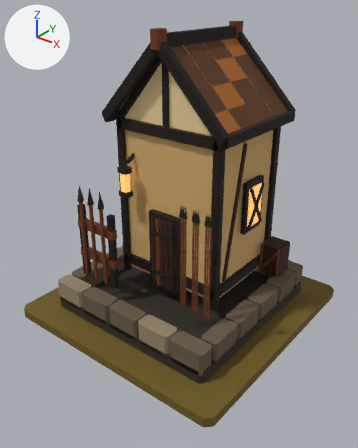
Renders of the glTF model art/fletcher_t5/fletcher_t5.glb from each side of a commit.
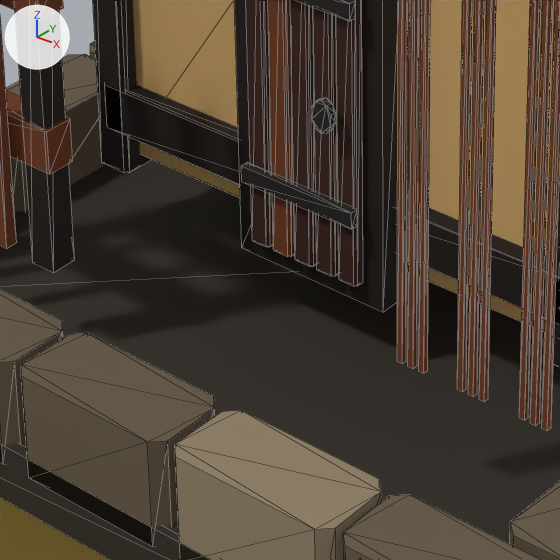
Each version is shown whole from a 50 mm lens placed at (1.484, -1.895, 1.687), pointed at (0.038, -0.088, 0.566), then close up on the part from 29% to 59% of the width and 53% to 77% of the height. Arrows for +X, +Y and +Z are at upper left; the lights stay in place. The first two pictures are the older version. The close-ups show mesh edges as thin lines.

In view in the first close-up: 'MMR | fletcher | T05 Architecture.001', 'MMR | fletcher | Tier 05 Ground.001'.
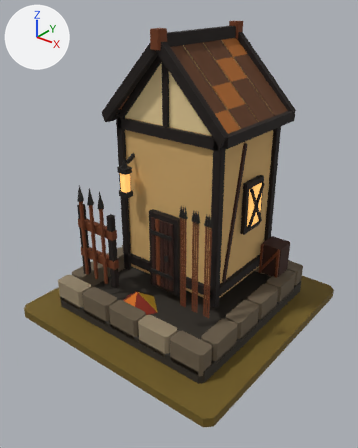
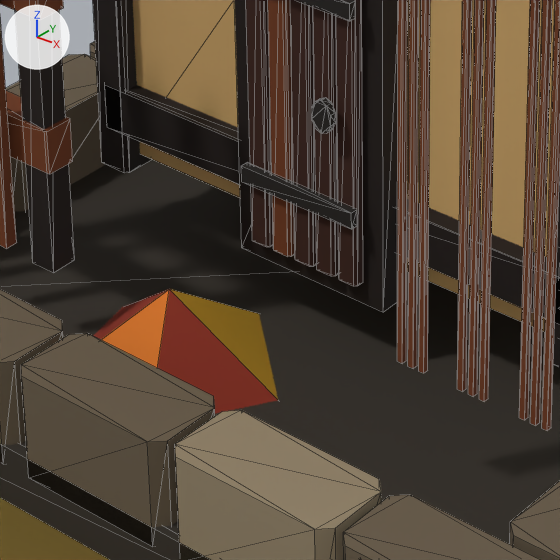
Pixel boxes [x1, y1, x2, y2] of what changed, in the close-ups (560 x 560 px):
'MMR | fletcher | T05 Autumn Dressing.001', added
    after: [93, 289, 278, 414]

What changed in the scene script:
```text
Add me_mmr___fletcher___t05_autumn_dressing_001:
    me_mmr___fletcher___t05_autumn_dressing_001.from_pydata(...)  # 6 vertices, 5 faces; spans x -0.198..0.051, y -0.395..-0.167, z 0.063..0.163
    me_mmr___fletcher___t05_autumn_dressing_001.materials.append(mat_mmr___shared_palette_atlas)  # picture img_mmr_shared_color_palette_64
Add ob_mmr___fletcher___t05_autumn_dressing_001:
    ob_mmr___fletcher___t05_autumn_dressing_001 = bpy.data.objects.new('MMR | fletcher | T05 Autumn Dressing.001', me_mmr___fletcher___t05_autumn_dressing_001)
    ob_mmr___fletcher___t05_autumn_dressing_001.location = (0.0, 0.0, 0.05)
```
